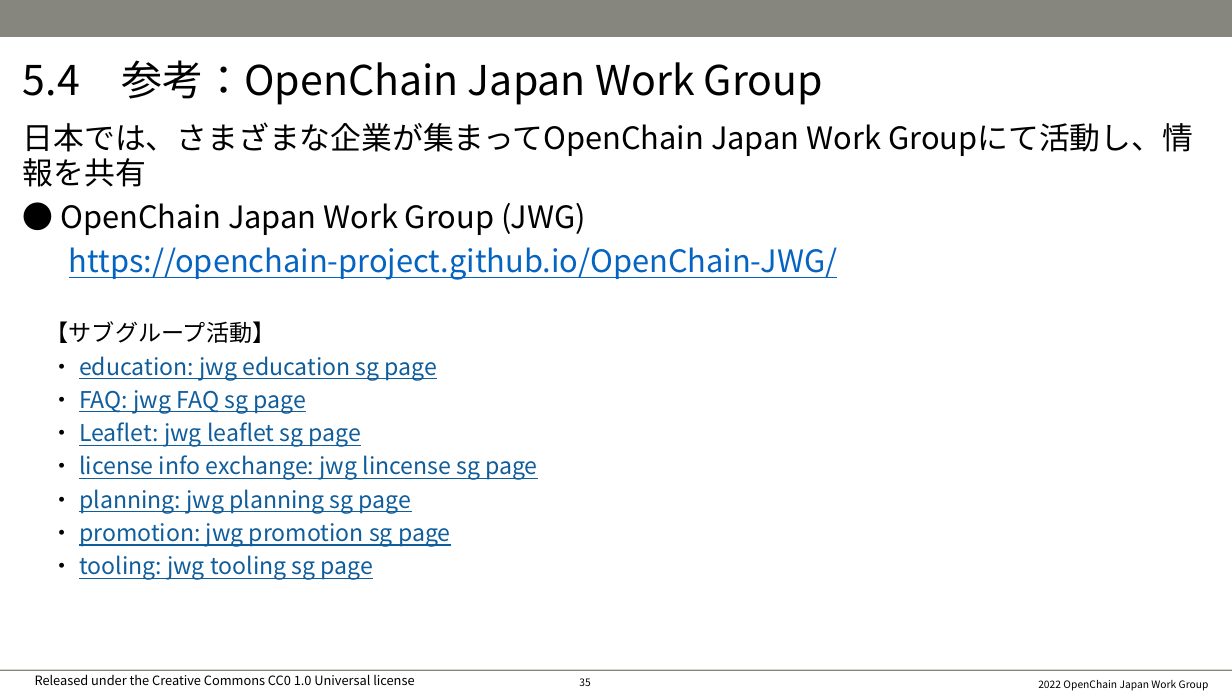
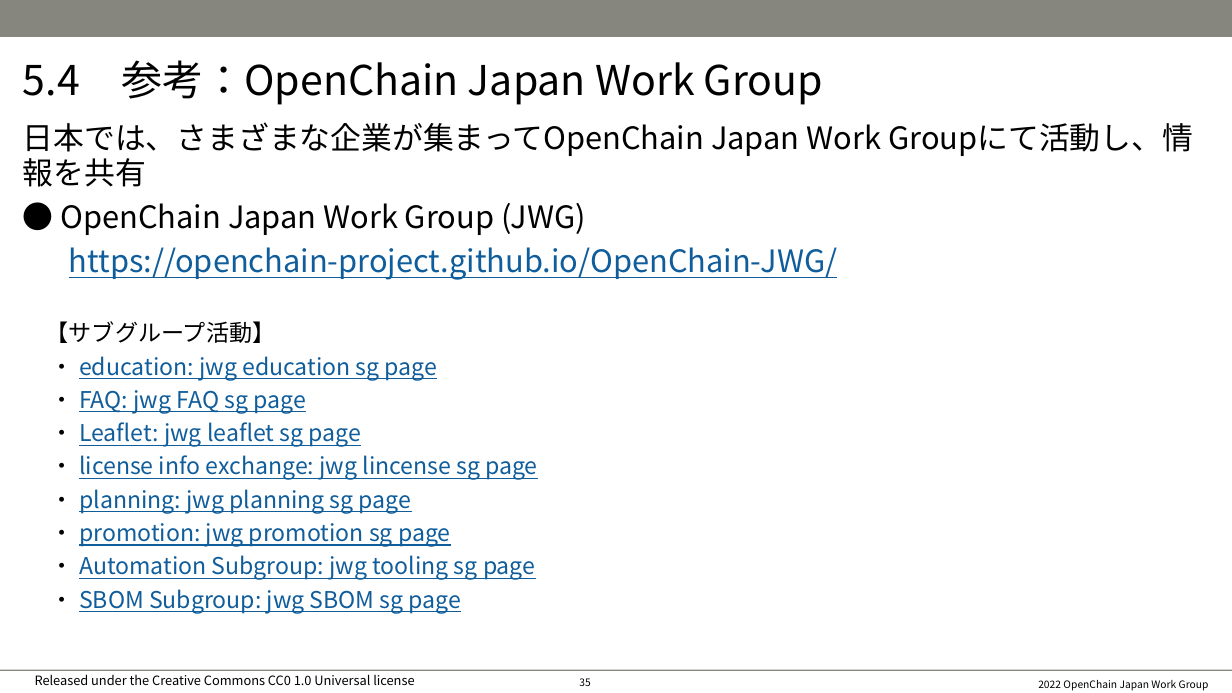
Before and after one commit to OpenChain-Project/OpenChain-JWG, a slide deck: slide 36 of Education_Material/Training/OSS教育資料(サプライチェーンリスクマネジメント･バージョン)ライセンス基礎-jp.pptx. Drawn at 1232x693 pixels with LibreOffice and Linux fonts; fonts in the diff are those of the drawing; background and template pictures are left out. Boxes give left, top, right and bottom in pixels: in the first picture for what was removed or moved away, otherwise in the second. Text is boxed around its words. In the diff, an @@ line names an element or a change of style, - is before the commit and + after.

```diff
--- a/Education_Material/Training/OSS教育資料(サプライチェーンリスクマネジメント･バージョン)ライセンス基礎-jp.pptx
+++ b/Education_Material/Training/OSS教育資料(サプライチェーンリスクマネジメント･バージョン)ライセンス基礎-jp.pptx
@@ text at [69,247,838,280]: text colour #0563C1 to #105D9C in "https://openchain-project.github.io/OpenChain-JWG/" @@
@@ text at [51,555,535,613]: text changed @@
-・ tooling: jwg tooling sg page
+・ Automation Subgroup: jwg tooling sg page
+・ SBOM Subgroup: jwg SBOM sg page
```
Also in this commit, not shown: 3 other slides changed.
